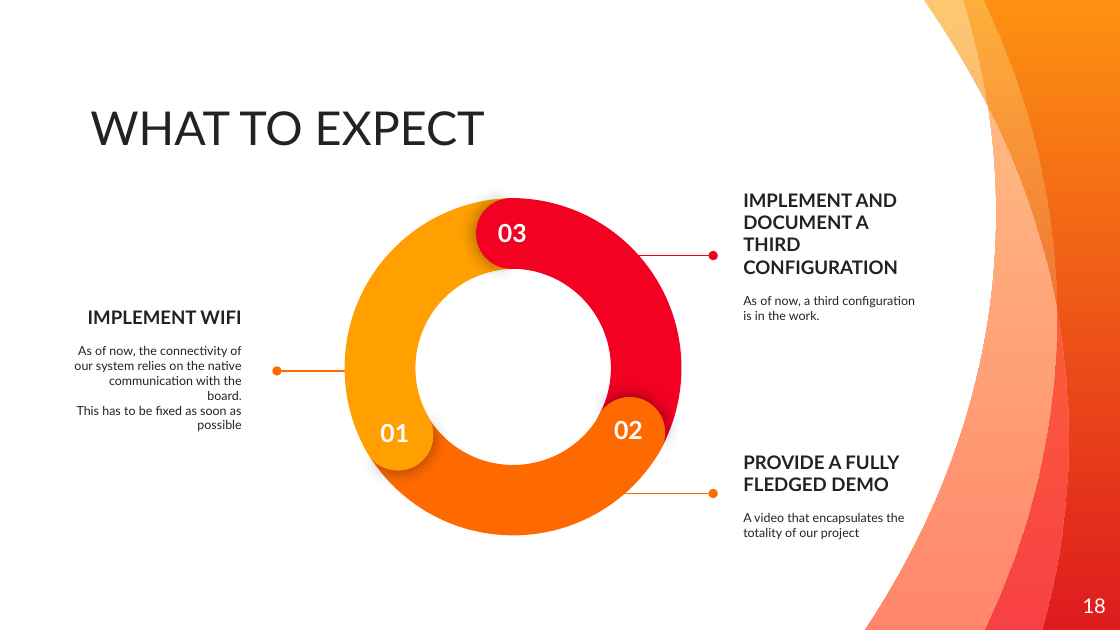
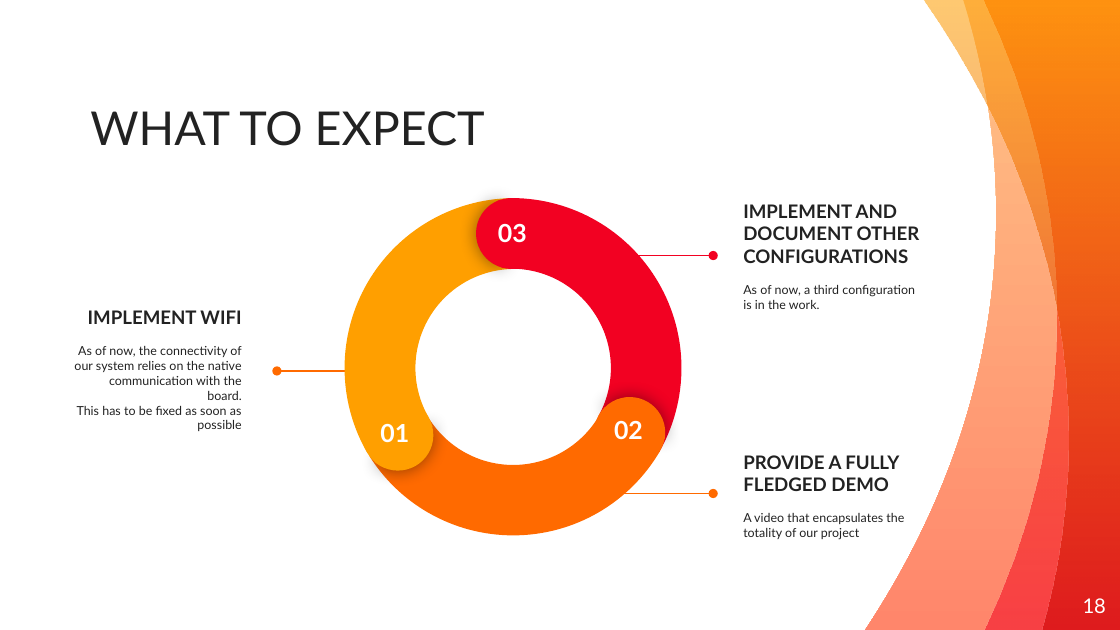
Before and after one commit to gibr098/Iot-Group-Project, a slide deck: slide 18 of third_delivery/IOT_Project 3.0.pptx. Drawn at 1120x630 pixels with LibreOffice and Linux fonts; fonts in the diff are those of the drawing. Boxes give left, top, right and bottom in pixels: in the first picture for what was removed or moved away, otherwise in the second. Text is boxed around its words. In the diff, an @@ line names an element or a change of style, - is before the commit and + after.

Commit message:
updated slides

```diff
--- a/third_delivery/IOT_Project 3.0.pptx
+++ b/third_delivery/IOT_Project 3.0.pptx
@@ text at (x1=743, y1=204, x2=920, y2=263): text changed @@
-IMPLEMENT AND DOCUMENT A THIRD CONFIGURATION
+IMPLEMENT AND DOCUMENT OTHER CONFIGURATIONS
```
Also in this commit, not shown: 1 other file.
